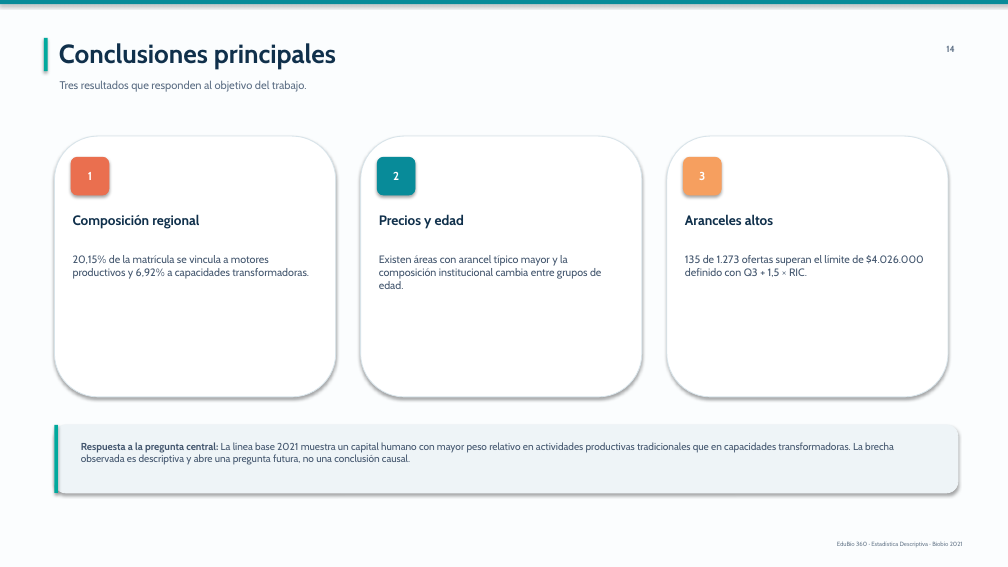
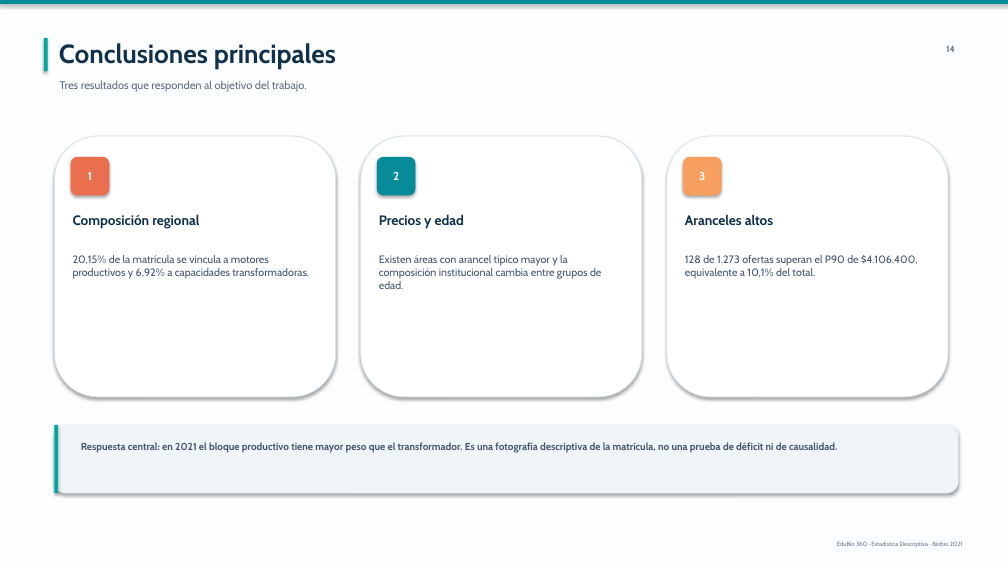
Before and after one commit to Nicricht/Estadistica.descriptiva, a slide deck: slide 14 of presentacion/Del_Acero_al_Algoritmo_Estilo_Profesor.pptx. Drawn at 1008x567 pixels with LibreOffice and Linux fonts; fonts in the diff are those of the drawing. Boxes give left, top, right and bottom in pixels: in the first picture for what was removed or moved away, otherwise in the second. Text is boxed around its words. In the diff, an @@ line names an element or a change of style, - is before the commit and + after.

```diff
--- a/presentacion/Del_Acero_al_Algoritmo_Estilo_Profesor.pptx
+++ b/presentacion/Del_Acero_al_Algoritmo_Estilo_Profesor.pptx
@@ text at <box>685,255,918,279</box>: text changed @@
-135 de 1.273 ofertas superan el límite de $4.026.000 definido con Q3 + 1,5 × RIC.
+128 de 1.273 ofertas superan el P90 de $4.106.400, equivalente a 10,1% del total.
@@ text at <box>81,442,837,453</box>: text changed; bold on @@
-Respuesta a la pregunta central: La línea base 2021 muestra un capital humano con mayor peso relativo en actividades productivas tradicionales que en capacidades transformadoras. La brecha observada es descriptiva y abre una pregunta futura, no una conclusión causal.
+Respuesta central: en 2021 el bloque productivo tiene mayor peso que el transformador. Es una fotografía descriptiva de la matrícula, no una prueba de déficit ni de causalidad.
```
Also in this commit, not shown: 15 other slides changed.
